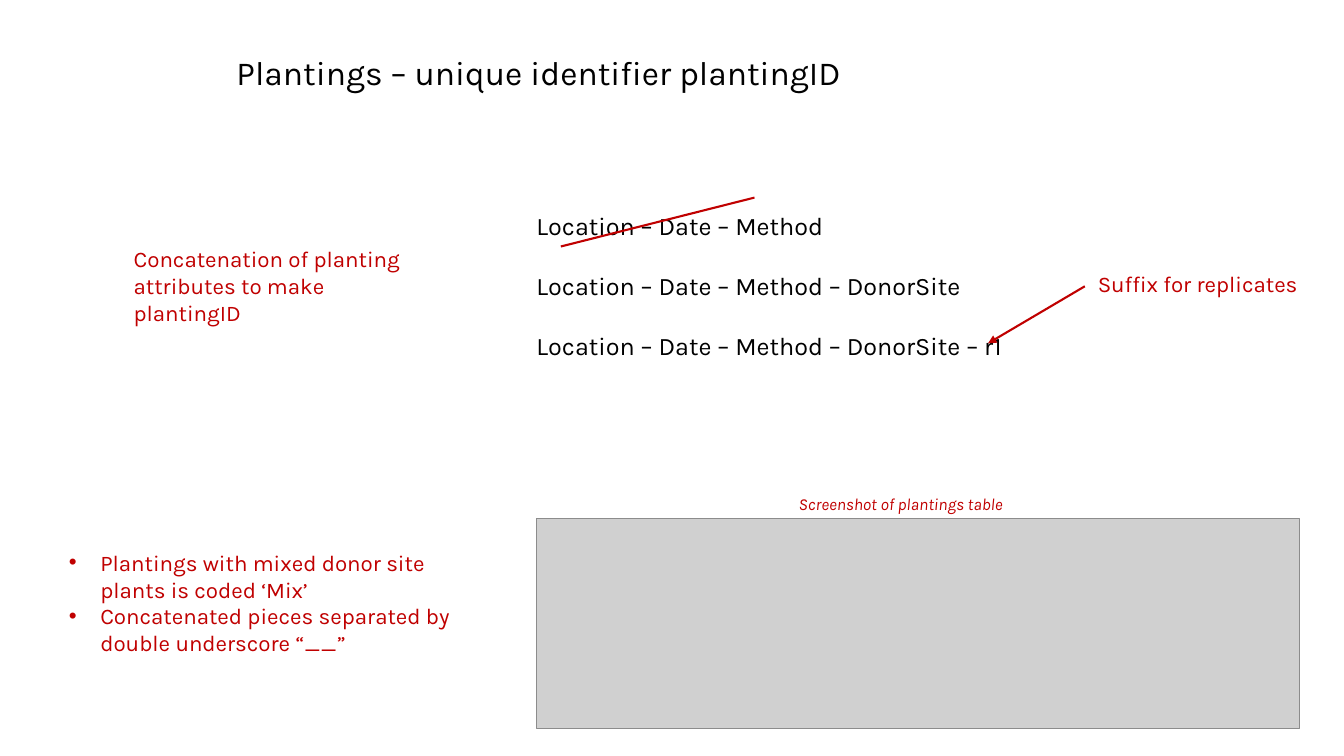
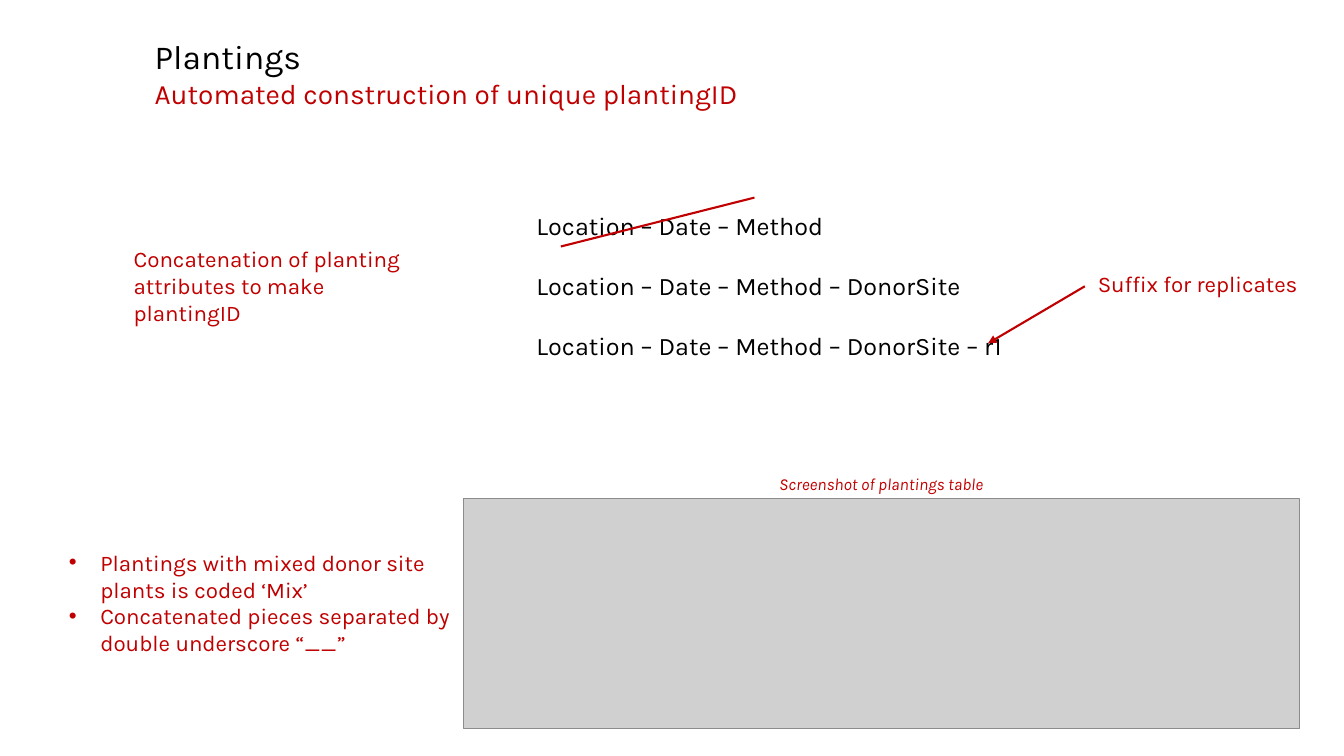
Before and after one commit to WA-Nearshore/seagrass-restoration-processing, a slide deck: slide 11 of docs/seagrass_restoration_storymap_notes.pptx. Drawn at 1344x756 pixels with LibreOffice and Linux fonts; fonts in the diff are those of the drawing; grey boxes stand for pictures. Boxes give left, top, right and bottom in pixels: in the first picture for what was removed or moved away, otherwise in the second. Text is boxed around its words. In the diff, an @@ line names an element or a change of style, - is before the commit and + after.

```diff
--- a/docs/seagrass_restoration_storymap_notes.pptx
+++ b/docs/seagrass_restoration_storymap_notes.pptx
@@ text at [155, 46, 737, 111]: text changed; size 24 to 20 pt; text colour #000000 to #C00000 @@
-Plantings – unique identifier plantingID
+Plantings
+Automated construction of unique plantingID
@@ text "Screenshot of plantings table": place and size @@
-text "Screenshot of plantings table" at [799, 498, 1003, 514]
+text "Screenshot of plantings table" at [779, 478, 983, 494]
@@ text "Screenshot of plantings table" at [779, 478, 983, 494]: alignment left to centre @@
@@ picture: place and size @@
-picture at [536, 519, 1300, 729]
+picture at [464, 499, 1300, 729]
```
Also in this commit, not shown: 2 other slides changed, 2 slides added, 1 slide removed, 2 other files.
